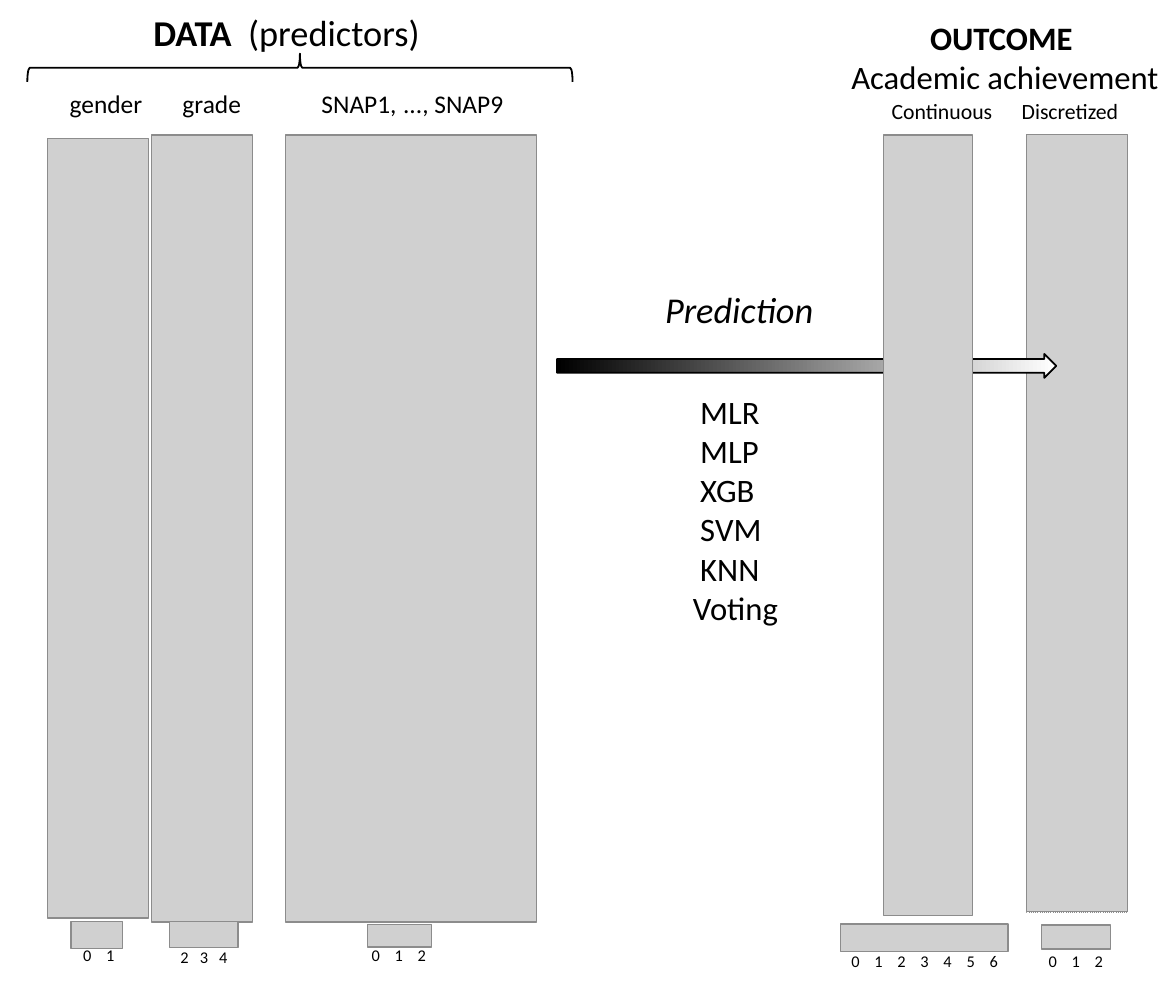
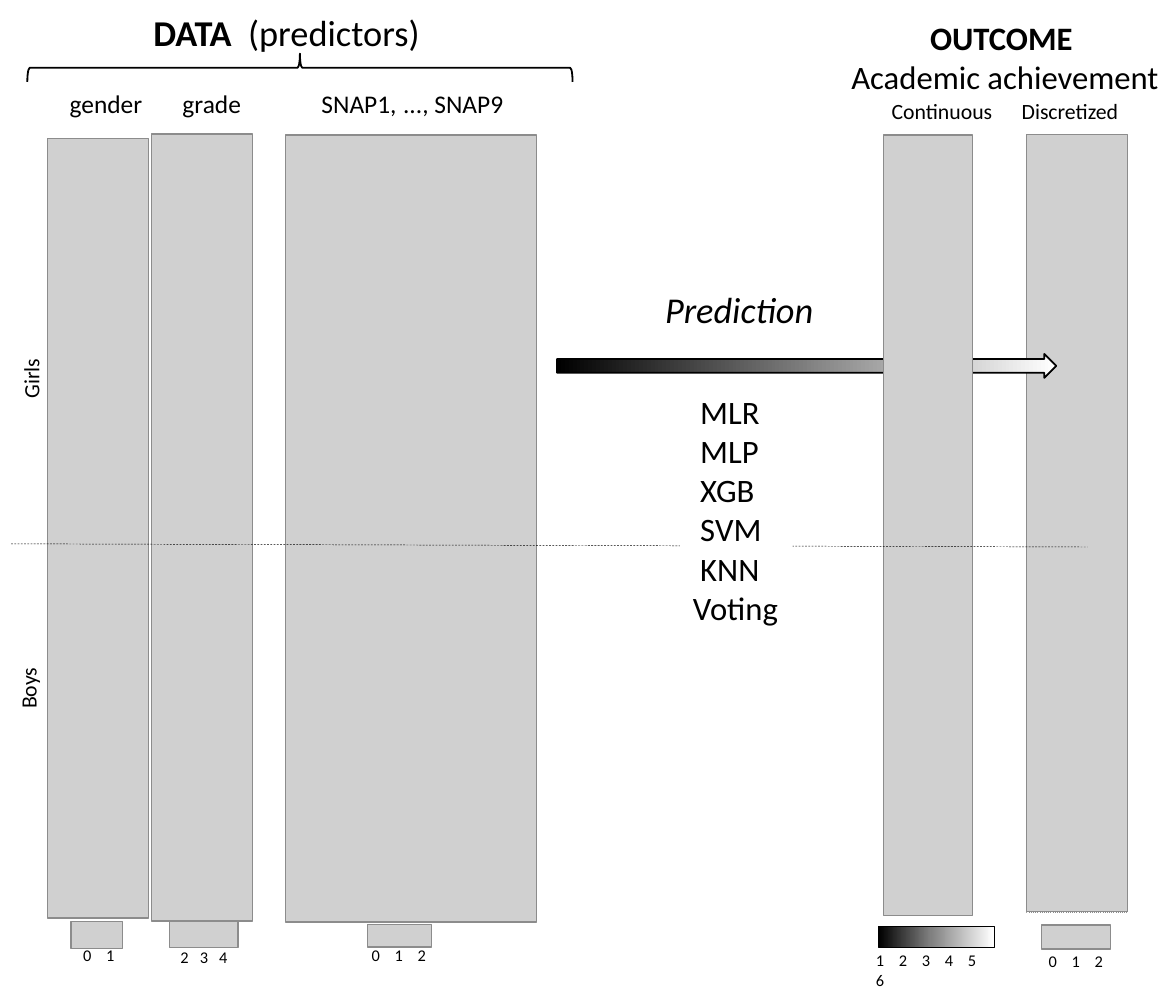
Before and after one commit to arvidl/inattention-populationsample, a slide deck: slide 1 of manuscript/Figs/Data_to_classes_notebook.pptx. Drawn at 1176x1004 pixels with LibreOffice and Linux fonts; fonts in the diff are those of the drawing; grey boxes stand for pictures. Boxes give left, top, right and bottom in pixels: in the first picture for what was removed or moved away, otherwise in the second. Text is boxed around its words. In the diff, an @@ line names an element or a change of style, - is before the commit and + after.

```diff
--- a/manuscript/Figs/Data_to_classes_notebook.pptx
+++ b/manuscript/Figs/Data_to_classes_notebook.pptx
@@ text added at [19, 363, 46, 398], 12 pt, text #000000 @@
+Girls
@@ line added from (10, 544) to (1087, 546), #000000 0.25 pt dashed @@
@@ text added at [16, 672, 43, 707], 12 pt, text #000000 @@
+Boys
@@ picture removed at [840, 924, 1007, 951] @@
@@ rectangle added at [879, 926, 996, 947], fill gradient #000000 to #808080 to #FFFFFF, outline #000000 0.25 pt @@
@@ text at [876, 955, 976, 986]: text changed @@
-0 1 2 3 4 5 6
+1 2 3 4 5 6
```
Also in this commit, not shown: 16 other files.
